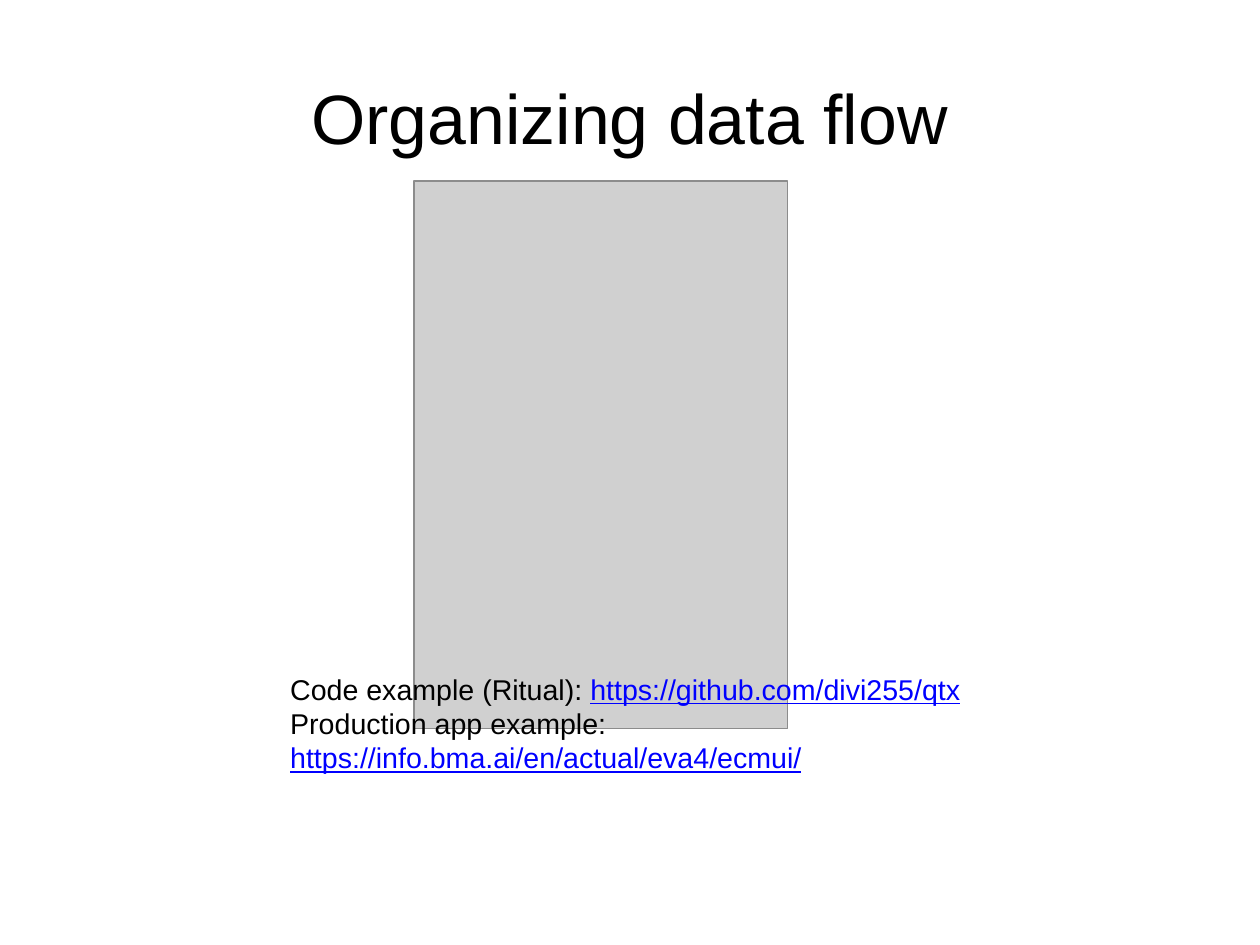
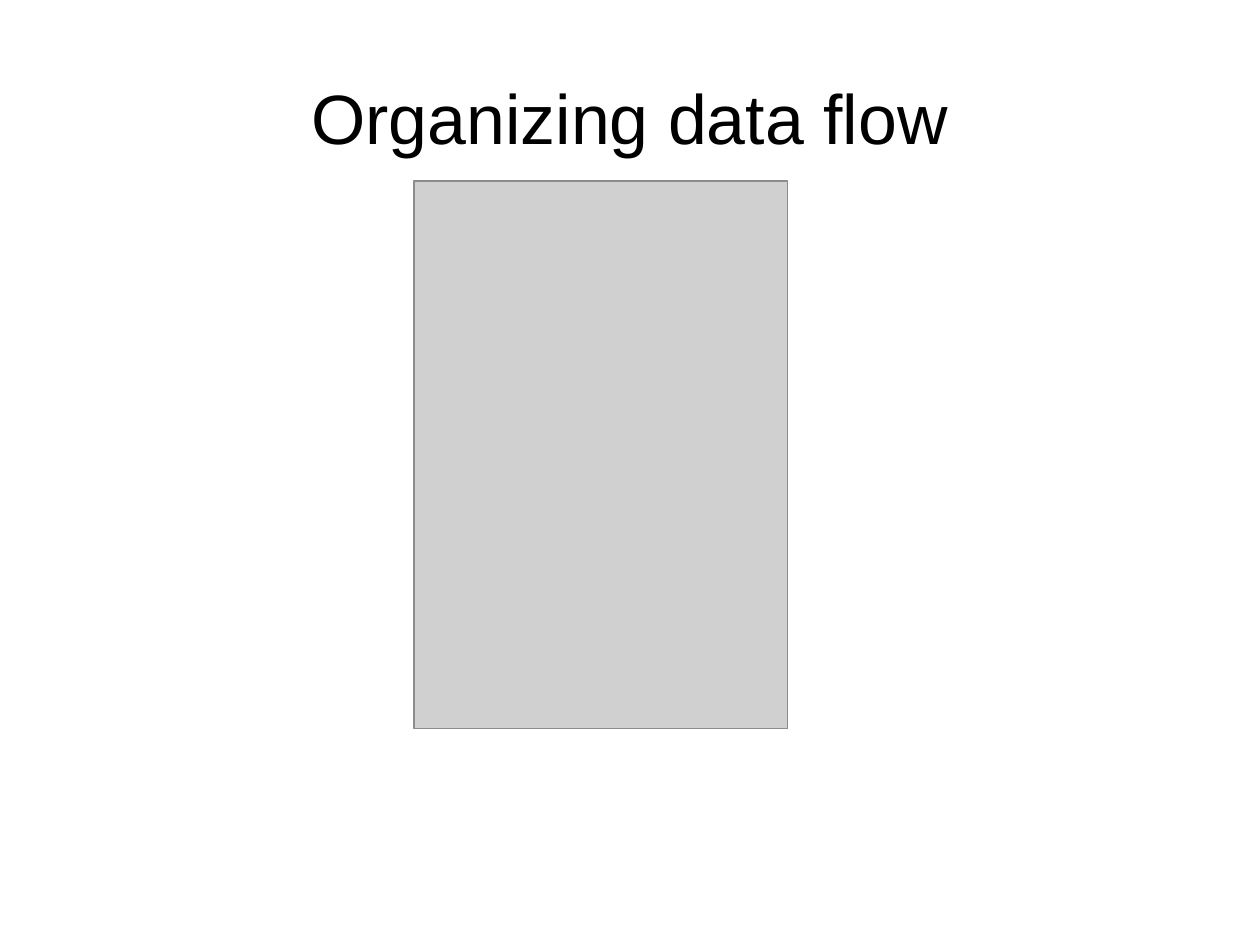
Before and after one commit to divi255/qtx, a slide deck: slide 7 of pres.odp (slide 6 before the commit). Drawn at 1260x945 pixels with LibreOffice and Linux fonts; fonts in the diff are those of the drawing; grey boxes stand for pictures; background and template pictures are left out. Boxes give left, top, right and bottom in pixels: in the first picture for what was removed or moved away, otherwise in the second. Text is boxed around its words. In the diff, an @@ line names an element or a change of style, - is before the commit and + after.

```diff
--- a/pres.odp
+++ b/pres.odp
@@ text removed at (x1=290, y1=677, x2=960, y2=774) @@
-Code example (Ritual): https://github.com/divi255/qtx
-Production app example: https://info.bma.ai/en/actual/eva4/ecmui/
```
Also in this commit, not shown: 1 other slide changed, 2 slides added.
